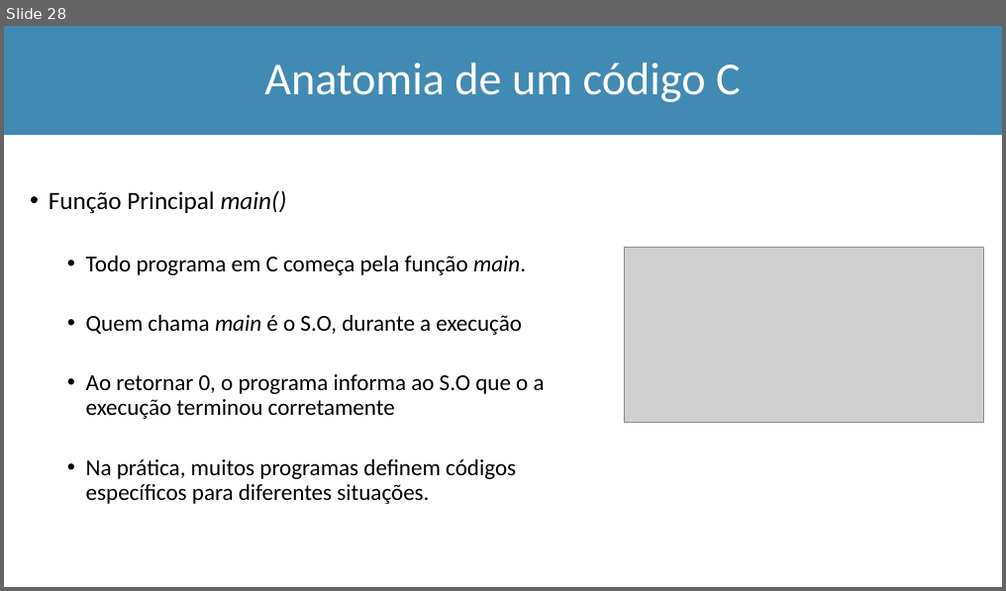
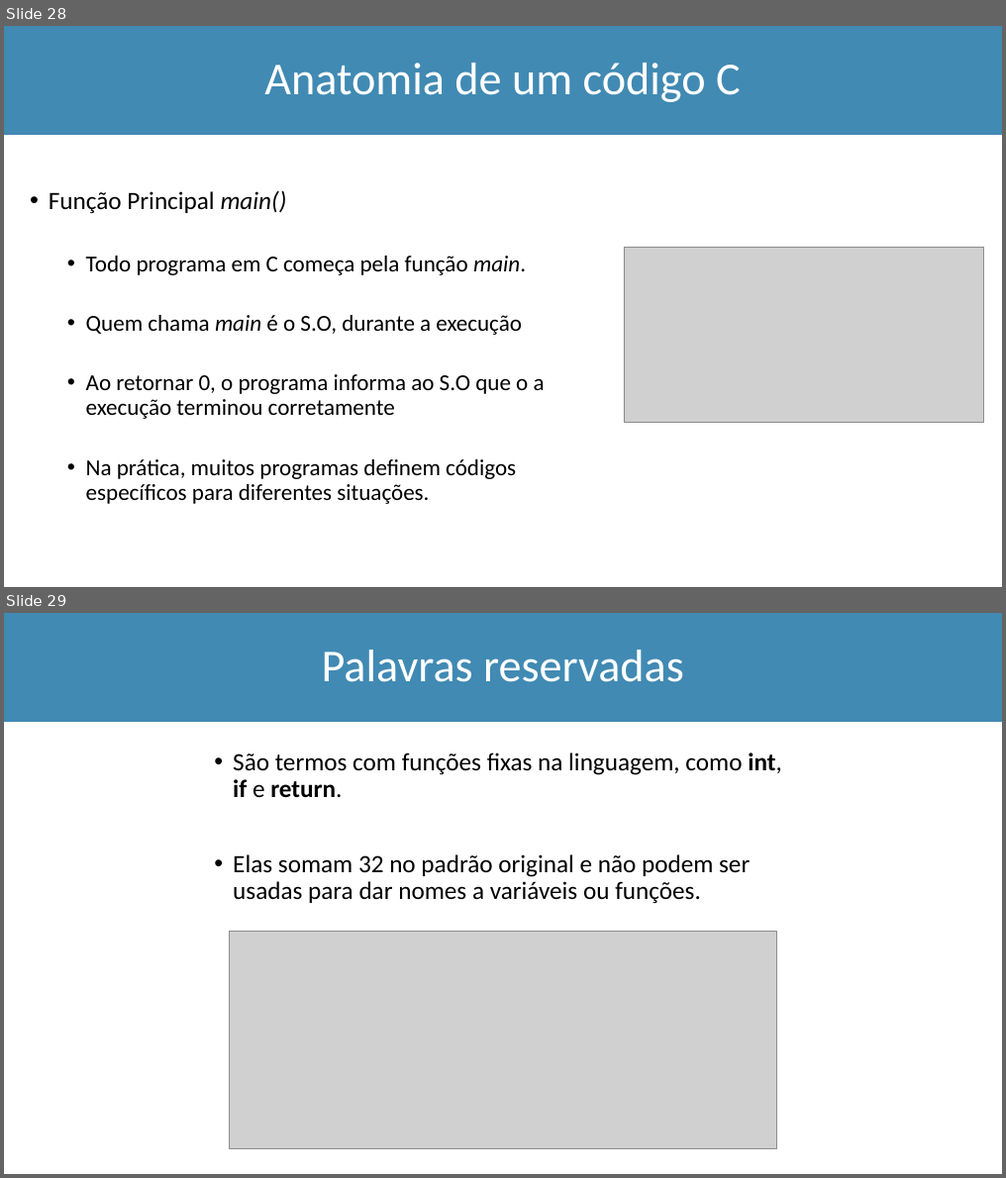
Before and after one commit to Marcio-Salmazo/Aulas, a slide deck: UNIUBE-LP/Teoria_LP.pptx. Shown one above the other, each under a label of ours: slide 28 before the commit, slides 28 and 29 after it. The pictures are 1006x591 and 1006x1178 pixels, drawn with LibreOffice and Linux fonts; fonts in the diff are those of the drawing; grey boxes stand for pictures. Boxes give left, top, right and bottom in pixels: in the first picture for what was removed or moved away, otherwise in the second. Text is boxed around its words. In the diff, an @@ line names an element or a change of style, - is before the commit and + after.

```diff
--- a/UNIUBE-LP/Teoria_LP.pptx
+++ b/UNIUBE-LP/Teoria_LP.pptx
@@ slide 29 added at [4,613,1002,1174], background #FFFFFF @@
@@ rectangle added at [4,613,1002,722], fill #418AB3, outline #418AB3 1 pt @@
@@ title added at [322,650,684,682], 44 pt, text #FFFFFF @@
+Palavras reservadas
@@ text added at [233,753,781,904], 24 pt, text #000000 @@
+• São termos com funções fixas na linguagem, como int, if e return.
+• Elas somam 32 no padrão original e não podem ser usadas para dar nomes a variáveis ou funções.
@@ picture added at [230,931,776,1149] @@
```
Also in this commit, not shown: 14 other slides added, 4 other files.
